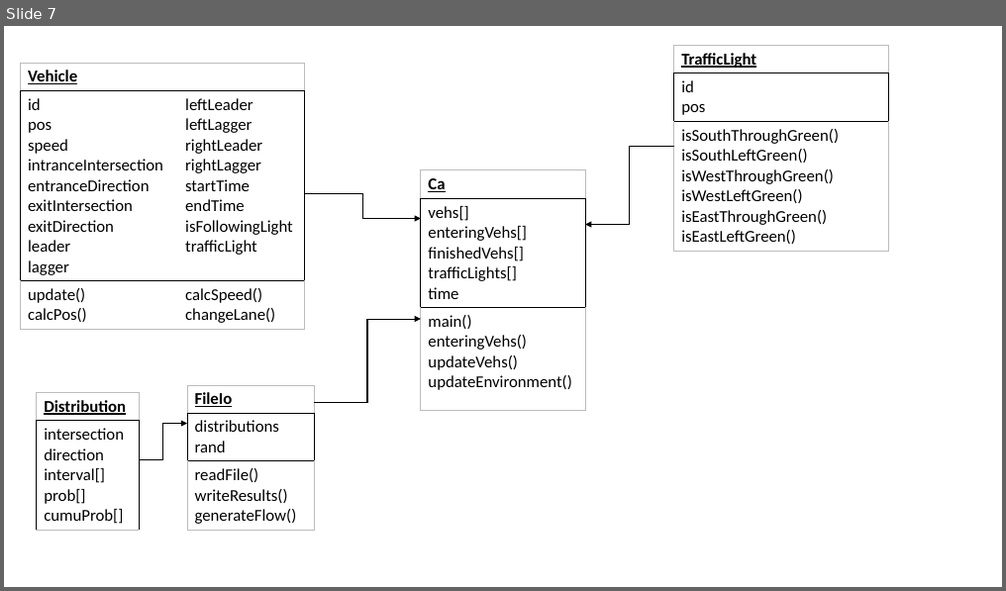
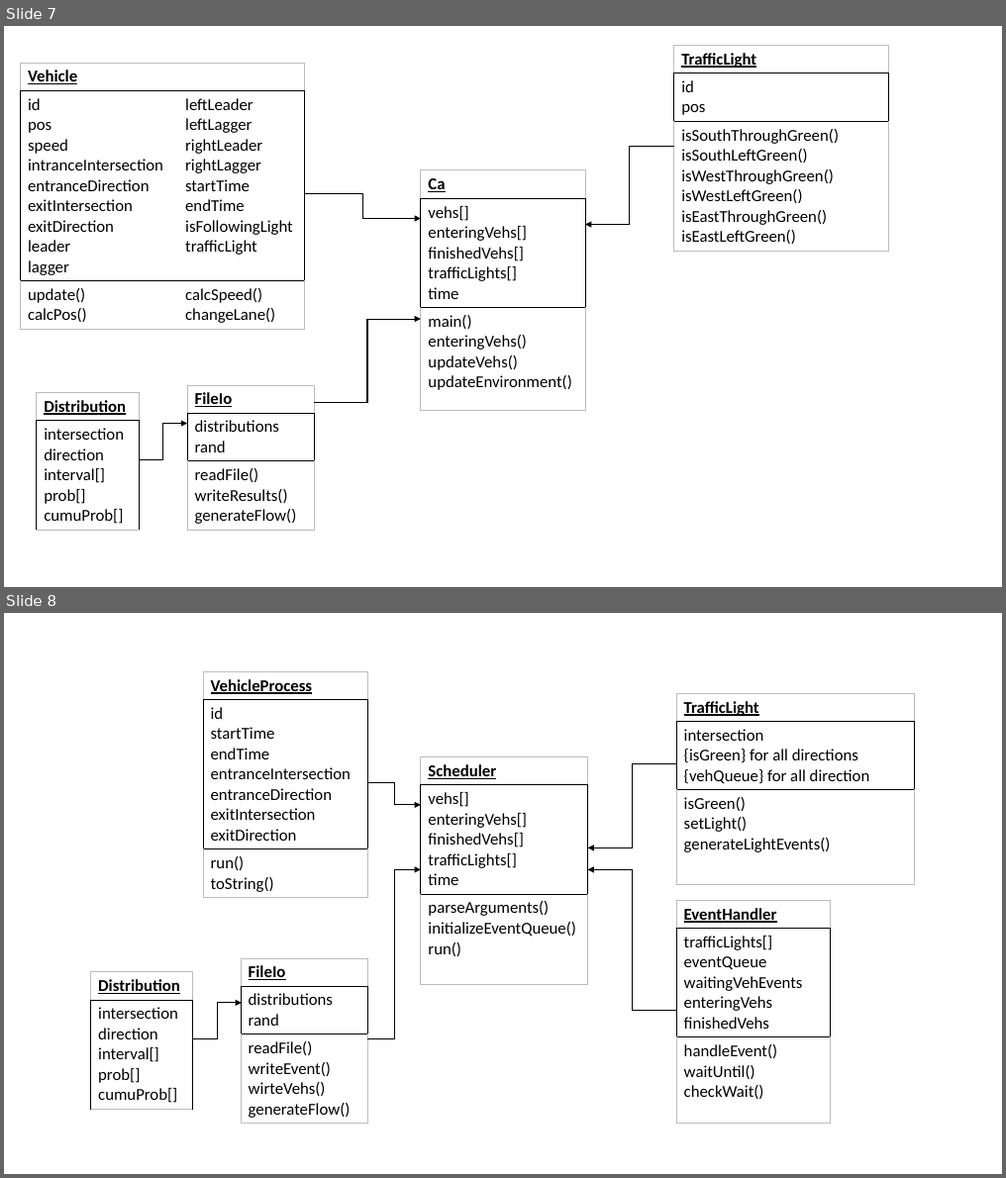
Before and after one commit to hdmonline/Traffic-Simulation, a slide deck: Report/Figures.pptx. Shown one above the other, each under a label of ours: slide 7 before the commit, slides 7 and 8 after it. The pictures are 1006x591 and 1006x1178 pixels, drawn with LibreOffice and Linux fonts; fonts in the diff are those of the drawing. Boxes give left, top, right and bottom in pixels: in the first picture for what was removed or moved away, otherwise in the second. Text is boxed around its words. In the diff, an @@ line names an element or a change of style, - is before the commit and + after.

```diff
--- a/Report/Figures.pptx
+++ b/Report/Figures.pptx
@@ slide 8 added at (x1=4, y1=613, x2=1002, y2=1174), background #FFFFFF @@
@@ table added at (x1=203, y1=671, x2=368, y2=896), 3 rows, 1 columns @@
+VehicleProcess
+id / startTime / endTime / entranceIntersection / entranceDirection / exitIntersection / exitDirection
+run() / toString()
@@ table added at (x1=676, y1=693, x2=915, y2=883), 3 rows, 1 columns @@
+TrafficLight
+intersection / {isGreen} for all directions / {vehQueue} for all direction
+isGreen() / setLight() / generateLightEvents()
@@ table added at (x1=421, y1=758, x2=588, y2=983), 3 rows, 1 columns @@
+Scheduler
+vehs[] / enteringVehs[] / finishedVehs[] / trafficLights[] / time
+parseArguments() / initializeEventQueue() / run()
@@ elbow arrow added from (368, 783) to (421, 805), #000000 1 pt @@
@@ elbow arrow added from (676, 763) to (588, 848), #000000 1 pt @@
@@ elbow arrow added from (368, 1040) to (421, 869), #000000 1 pt @@
@@ elbow arrow added from (676, 1011) to (588, 869), #000000 1 pt @@
@@ table added at (x1=676, y1=900, x2=830, y2=1121), 3 rows, 1 columns @@
+EventHandler
+trafficLights[] / eventQueue / waitingVehEvents / enteringVehs / finishedVehs
+handleEvent() / waitUntil() / checkWait()
@@ table added at (x1=241, y1=959, x2=367, y2=1122), 3 rows, 1 columns @@
+FileIo
+distributions / rand
+readFile() / writeEvent() / wirteVehs() / generateFlow()
@@ table added at (x1=91, y1=972, x2=193, y2=1107), 2 rows, 1 columns @@
+Distribution
+intersection / direction / interval[] / prob[] / cumuProb[]
@@ elbow arrow added from (193, 1040) to (242, 1003), #000000 1 pt @@
```
